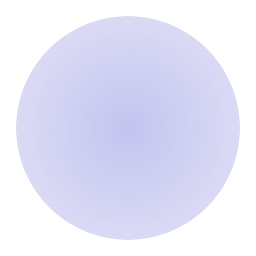
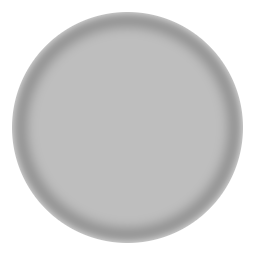
Layer changes from the first 256 x 256 image to the second:
renamed "Background" to "behind #1", opacity 56% → 51%, painted on it over [12, 12, 243, 243]
